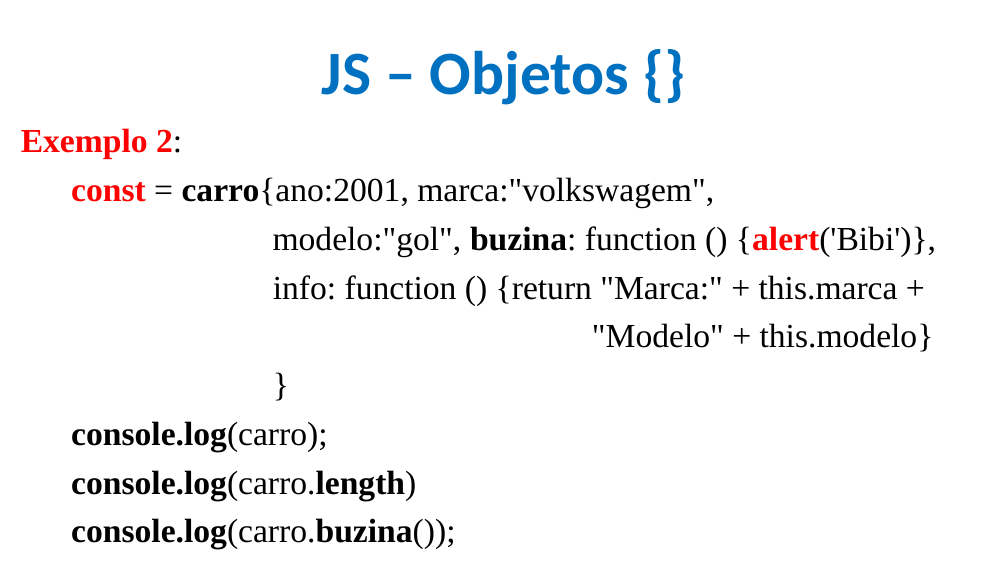
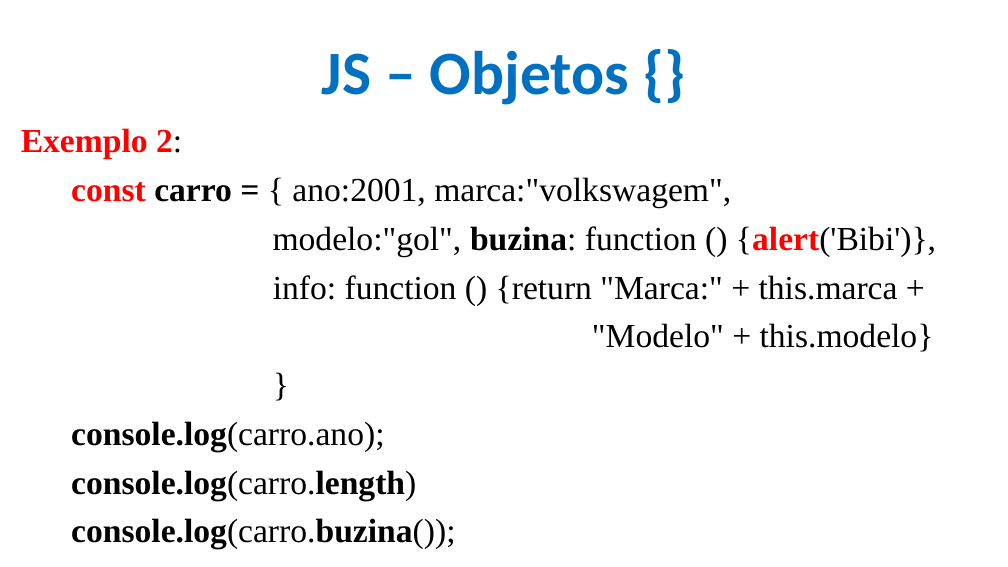
Before and after one commit to CloudEducationBrazil/WydenDesenvolvimentoWebPHP, a slide deck: slide 6 of 01 Classes/Aula 09 Desenvolvimento Web PHP - JS.pptx. Drawn at 1008x567 pixels with LibreOffice and Linux fonts; fonts in the diff are those of the drawing; background and template pictures are left out. Boxes give left, top, right and bottom in pixels: in the first picture for what was removed or moved away, otherwise in the second. Text is boxed around its words. In the diff, an @@ line names an element or a change of style, - is before the commit and + after.

```diff
--- a/01 Classes/Aula 09 Desenvolvimento Web PHP - JS.pptx
+++ b/01 Classes/Aula 09 Desenvolvimento Web PHP - JS.pptx
@@ text at box(71, 177, 731, 208): text changed @@
-const = carro{ano:2001, marca:"volkswagem",
+const carro = { ano:2001, marca:"volkswagem",
@@ text at box(71, 421, 384, 451): text changed; bold off @@
-console.log(carro);
+console.log(carro.ano);
```
Also in this commit, not shown: 1 other slide changed.
